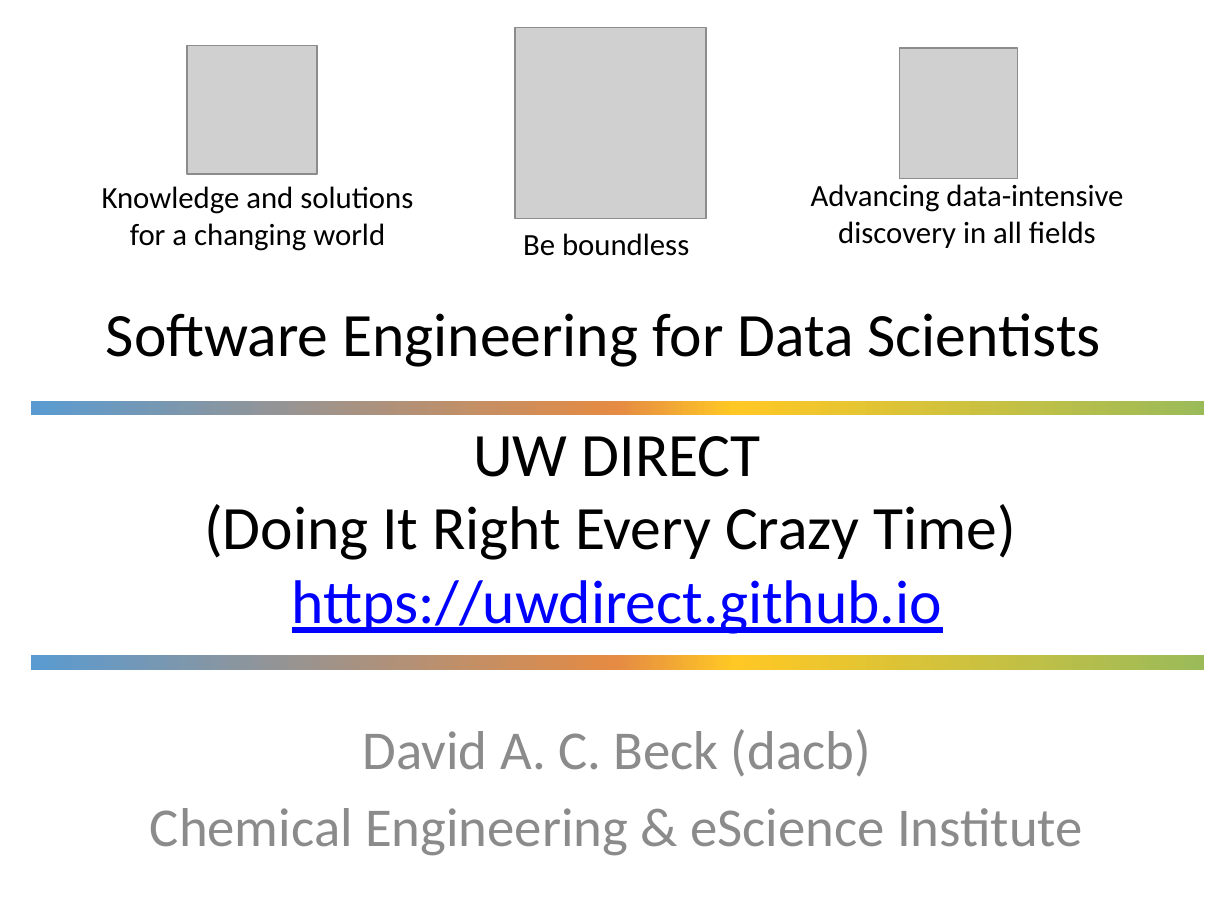
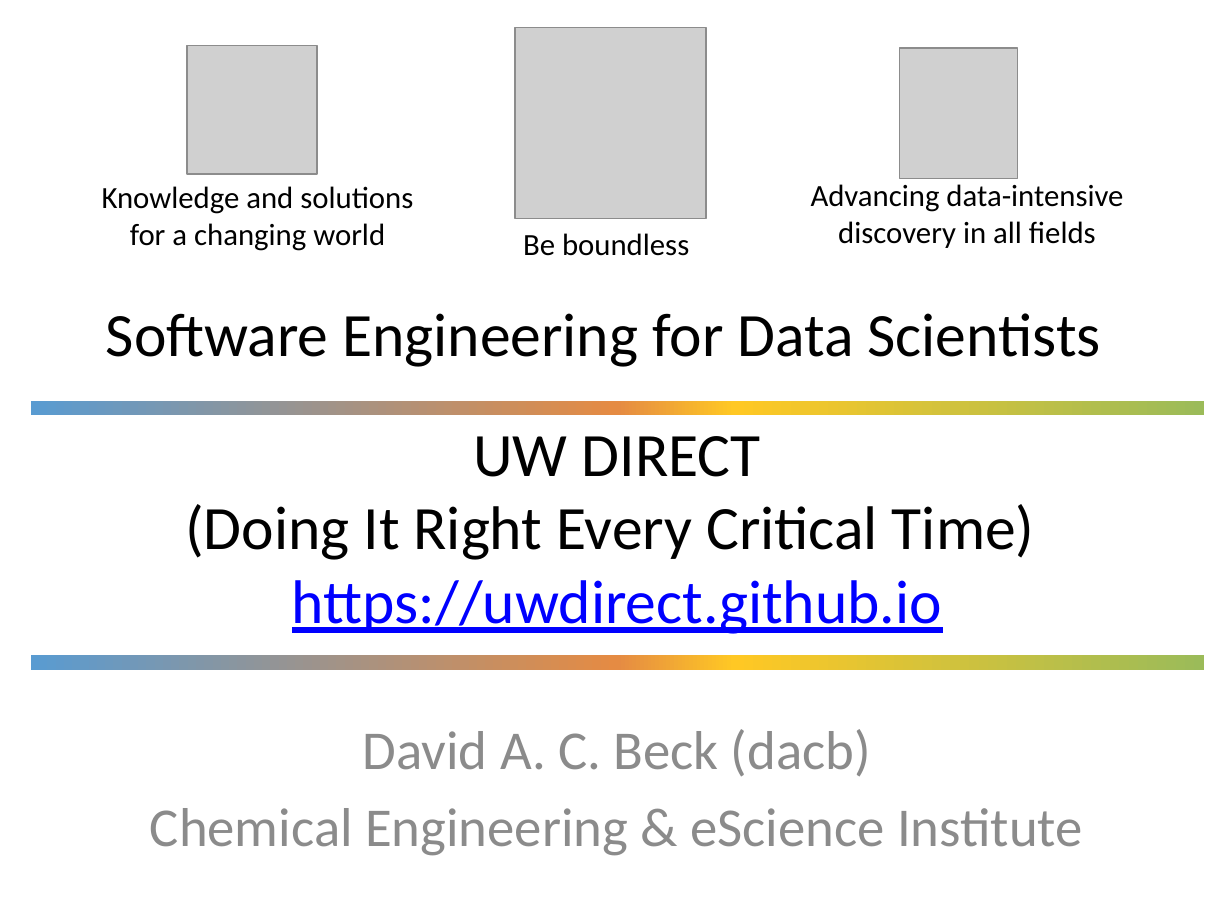
Before and after one commit to UWDIRECT/UWDIRECT.github.io, a slide deck: slide 1 of SEDS_content/04.Procedural_Python.pptx. Drawn at 1232x924 pixels with LibreOffice and Linux fonts; fonts in the diff are those of the drawing; grey boxes stand for pictures; background and template pictures are left out. Boxes give left, top, right and bottom in pixels: in the first picture for what was removed or moved away, otherwise in the second. Text is boxed around its words. In the diff, an @@ line names an element or a change of style, - is before the commit and + after.

Commit message:
updated presentation

```diff
--- a/SEDS_content/04.Procedural_Python.pptx
+++ b/SEDS_content/04.Procedural_Python.pptx
@@ text at <box>185,504,1035,560</box>: text changed @@
-(Doing It Right Every Crazy Time)
+(Doing It Right Every Critical Time)
```
Also in this commit, not shown: 1 other slide changed, 1 slide removed.
